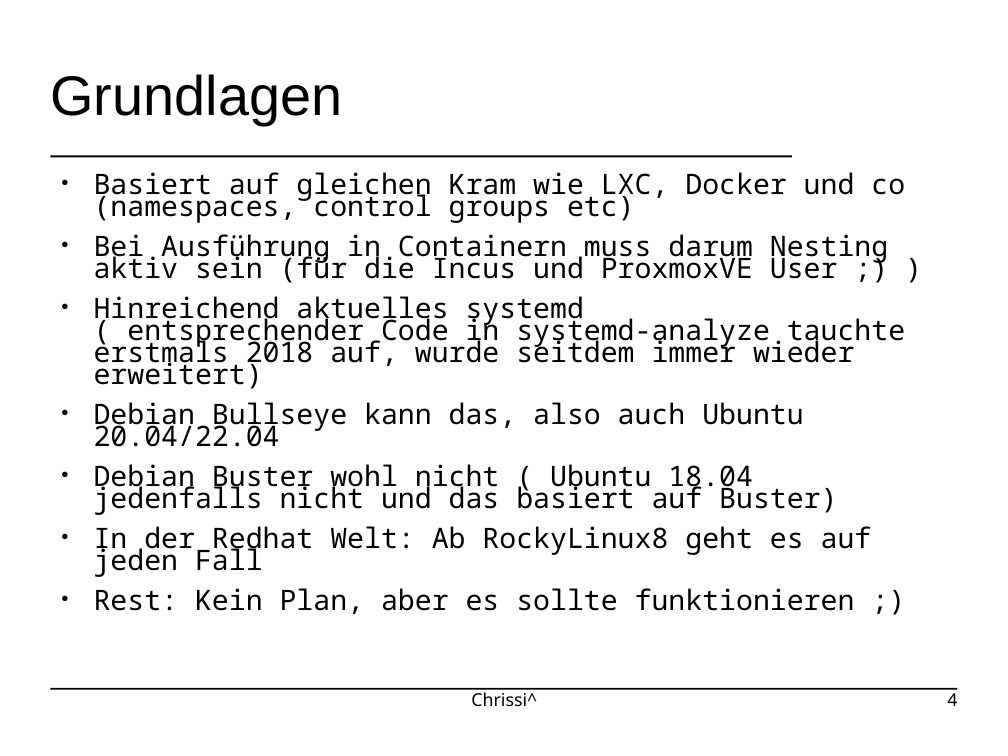
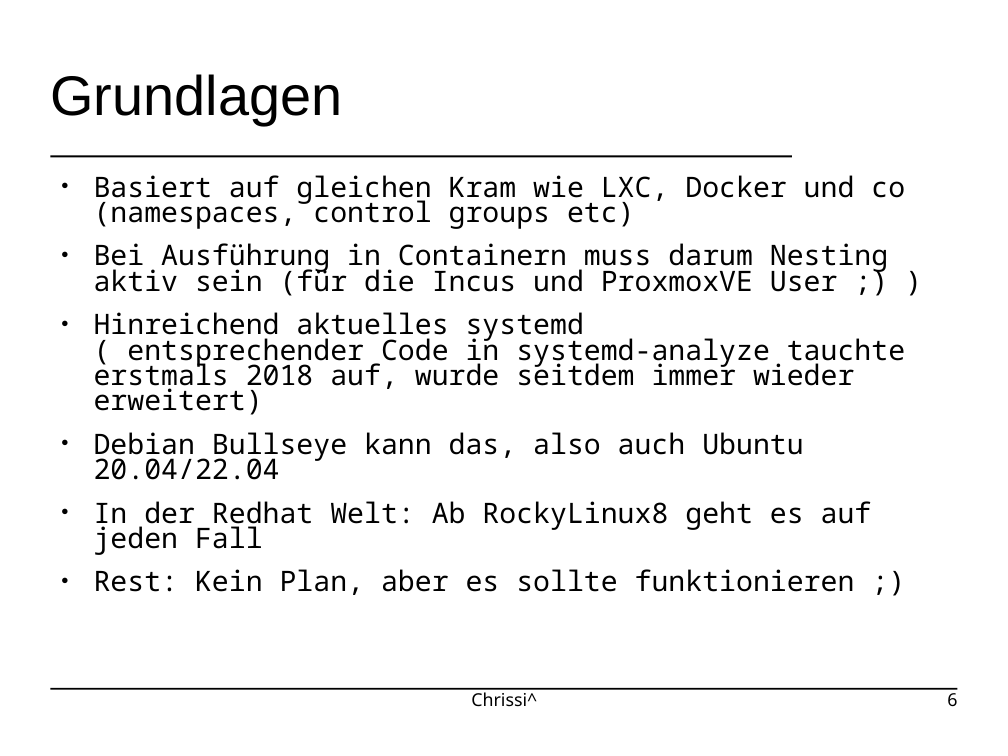
Before and after one commit to johannesst/systemd-workshop-gpn23, a slide deck: slide 6 of slides.odp (slide 4 before the commit). Drawn at 1008x756 pixels with LibreOffice and Linux fonts; fonts in the diff are those of the drawing; background and template pictures are left out. Boxes give left, top, right and bottom in pixels: in the first picture for what was removed or moved away, otherwise in the second. Text is boxed around its words. In the diff, an @@ line names an element or a change of style, - is before the commit and + after.

```diff
--- a/slides.odp
+++ b/slides.odp
@@ text "Basiert auf gleichen Kram wie ..." at [94, 175, 905, 595]: line spacing 0.65 to 0.75 @@
@@ text at [94, 464, 837, 515]: paragraph removed @@
-● Debian Buster wohl nicht ( Ubuntu 18.04 jedenfalls nicht und das basiert auf Buster)
@@ page number at [947, 689, 957, 707]: text changed @@
-4
+6
```
Also in this commit, not shown: 15 other slides changed, 3 slides added, 3 other files.
